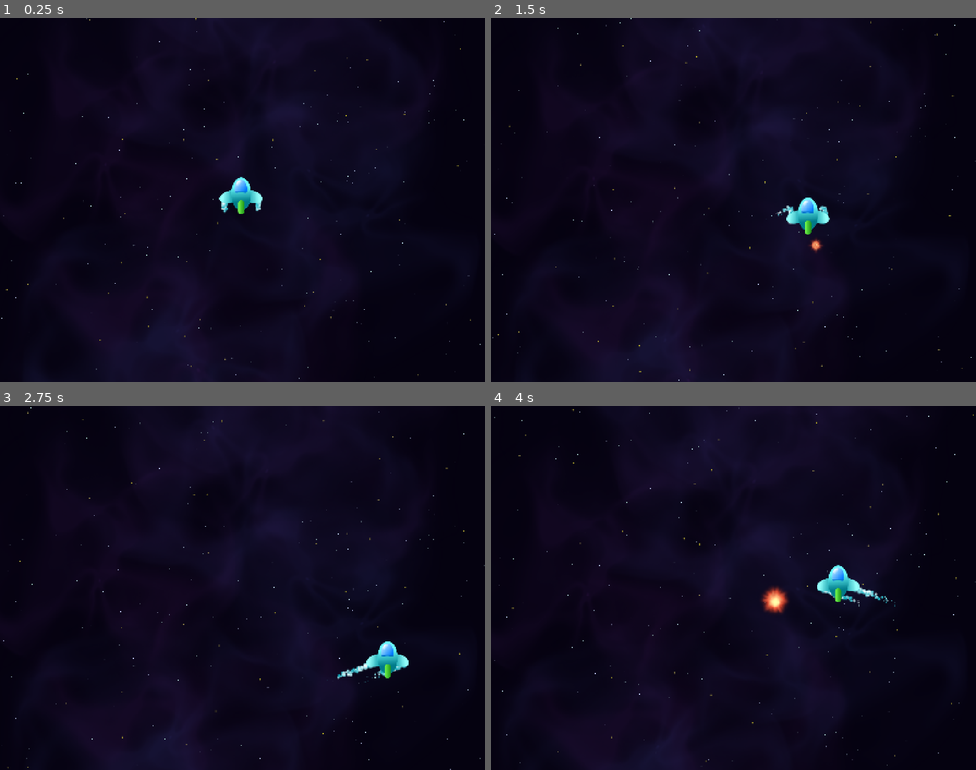
Above: before the commit, frames 1-4 (two rows, left to right).
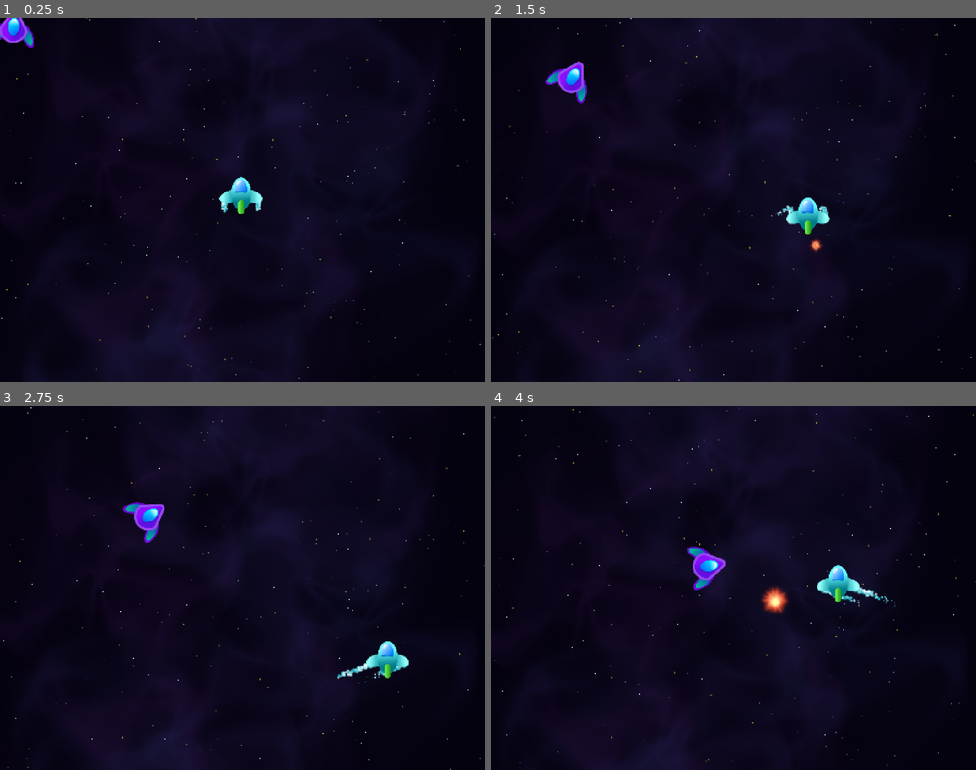
Above: after the commit, the same moments.

Repository: DaveM7788/space-ace-46
Game: Godot game, scene res://Scenes/Level/level.tscn
Same seed, same stepped clock (60 frames per second), same inputs: the game is played once before the commit and once after it. Sound files missing from this copy of the repository are replaced by a short silence.
Inputs:
- Up to frame 1 (0.25 s): no input
- Up to frame 2 (1.5 s): hold D (right) 0.53-1.28 s; hold T (test) 0.53-1.28 s; hold S (down) from 1.28 s (still down); tap T (test) at 1.35 s
- Up to frame 3 (2.75 s): release S (down) at 2.03 s; hold D (right) from 2.03 s (still down); hold T (test) from 2.03 s (still down)
- Up to frame 4 (4 s): release D (right) at 2.78 s; release T (test) at 2.78 s; hold W (up) 2.78-3.53 s; tap T (test) at 2.85 s; hold A (left) from 3.53 s (still down); hold T (test) from 3.53 s (still down)

The runs differ from the first frame. In frame 1, 0.4% of the frame differs, in the area x 0-7%, y 0-9%; in frame 2, 0.5%, in the area x 11-20%, y 12-24%; in frame 3, 0.5%; in frame 4, 0.5%.

Commit message:
Mover component
targeted mover too

Diff:
--- /dev/null
+++ b/Components/Movement/mover.gd
@@ -0,0 +1,23 @@
+class_name Mover extends Node
+
+
+@export var speed: float = 0.0
+@export var rotation_speed_degrees: float = 0.0
+@export var direction: Vector2 = Vector2.ZERO
+var _parent: Node2D
+var _velocity: Vector2
+
+
+func _ready() -> void:
+	_parent = get_parent() as Node2D
+	assert(_parent, "Mover must be child of Node2D")
+	setup_velocity()
+
+
+func setup_velocity() -> void:
+	_velocity = speed * direction.normalized()
+
+
+func _physics_process(delta: float) -> void:
+	_parent.position += _velocity * delta
+	_parent.rotation_degrees += rotation_speed_degrees * delta
--- /dev/null
+++ b/Components/Movement/mover.tscn
@@ -0,0 +1,6 @@
+[gd_scene format=3 uid="uid://bdv68xvijcf24"]
+
+[ext_resource type="Script" uid="uid://dta10w6gemsl" path="res://Components/Movement/mover.gd" id="1_1gthx"]
+
+[node name="Mover" type="Node" unique_id=109025389]
+script = ExtResource("1_1gthx")
--- /dev/null
+++ b/Components/Movement/targeted_mover.gd
@@ -0,0 +1,12 @@
+class_name TargetedMover extends Mover
+
+@export var target_group: String = "player"
+
+
+func setup_velocity() -> void:
+	var target: Node2D = get_tree().get_first_node_in_group(target_group)
+	assert(target, "TargetedMover has no target!")
+	if target:
+		_velocity = speed * _parent.global_position.direction_to(
+			target.global_position
+		)
--- /dev/null
+++ b/Components/Movement/targeted_mover.tscn
@@ -0,0 +1,6 @@
+[gd_scene format=3 uid="uid://dmu6e53qscsqx"]
+
+[ext_resource type="Script" uid="uid://diwyd6mwi6pm0" path="res://Components/Movement/targeted_mover.gd" id="1_krfkk"]
+
+[node name="TargetedMover" type="Node" unique_id=330648302]
+script = ExtResource("1_krfkk")
--- a/Scenes/Level/level.tscn
+++ b/Scenes/Level/level.tscn
@@ -4,6 +4,8 @@
 [ext_resource type="PackedScene" uid="uid://datl8gs6gwbx2" path="res://Scenes/Player/player.tscn" id="1_iheil"]
 [ext_resource type="PackedScene" uid="uid://do7dfdwda6f0s" path="res://Scenes/ObjectContainer/object_container.tscn" id="3_06ioy"]
 [ext_resource type="PackedScene" uid="uid://citap8ee16686" path="res://Scenes/Explosion/enemy_laser_explosion.tscn" id="4_06ioy"]
+[ext_resource type="Texture2D" uid="uid://dprqbgn7s2x1i" path="res://Assets/Images/Enemy1.png" id="5_7i4w6"]
+[ext_resource type="PackedScene" uid="uid://dmu6e53qscsqx" path="res://Components/Movement/targeted_mover.tscn" id="6_q8n36"]
 
 [node name="Level" type="Node" unique_id=308442174]
 
@@ -14,3 +16,10 @@
 
 [node name="ObjectContainer" parent="." unique_id=754852522 instance=ExtResource("3_06ioy")]
 test_scene = ExtResource("4_06ioy")
+
+[node name="Sprite2D" type="Sprite2D" parent="." unique_id=1126987489]
+texture = ExtResource("5_7i4w6")
+
+[node name="TargetedMover" parent="Sprite2D" unique_id=330648302 instance=ExtResource("6_q8n36")]
+speed = 200.0
+rotation_speed_degrees = 20.0
--- a/Scenes/Player/player.tscn
+++ b/Scenes/Player/player.tscn
@@ -4,7 +4,7 @@
 [ext_resource type="PackedScene" uid="uid://cecblpkfgfrtp" path="res://Scenes/PlayerThrust/player_thrust.tscn" id="1_xpcdj"]
 [ext_resource type="PackedScene" uid="uid://bv8ecv5qg8kpq" path="res://Components/Movement/player_movement.tscn" id="2_a3d8c"]
 
-[node name="Player" type="Node2D" unique_id=1934808753]
+[node name="Player" type="Node2D" unique_id=1934808753 groups=["player"]]
 
 [node name="PlayerThrust" parent="." unique_id=925515944 instance=ExtResource("1_xpcdj")]
 position = Vector2(50, 12)
Not shown, added: Components/Movement/mover.gd.uid
Not shown, added: Components/Movement/targeted_mover.gd.uid
